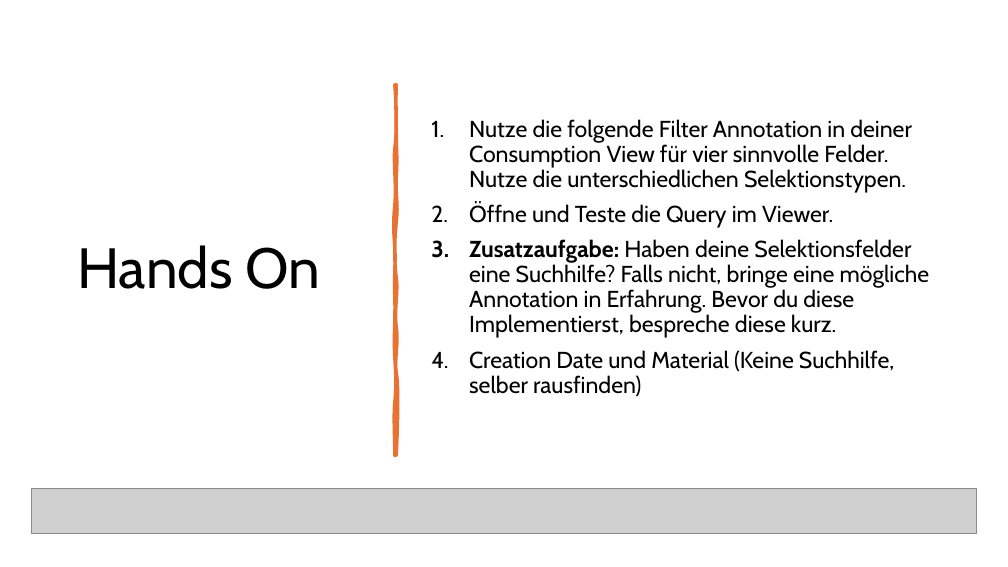
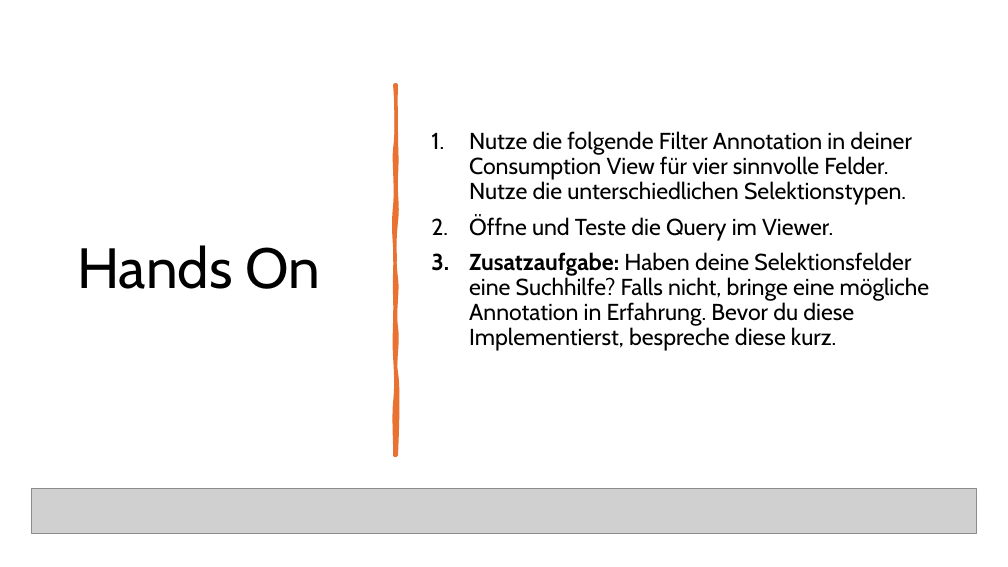
Before and after one commit to MatLange/Schulung, a slide deck: slide 19 of CDS presentation/Tag2_Data Modeling with Core Data Services.pptx. Drawn at 1008x567 pixels with LibreOffice and Linux fonts; fonts in the diff are those of the drawing; grey boxes stand for pictures. Boxes give left, top, right and bottom in pixels: in the first picture for what was removed or moved away, otherwise in the second. Text is boxed around its words. In the diff, an @@ line names an element or a change of style, - is before the commit and + after.

```diff
--- a/CDS presentation/Tag2_Data Modeling with Core Data Services.pptx
+++ b/CDS presentation/Tag2_Data Modeling with Core Data Services.pptx
@@ text at [469, 350, 894, 396]: paragraph removed @@
-4. Creation Date und Material (Keine Suchhilfe, selber rausfinden)
```
Also in this commit, not shown: 1 other slide changed, 1 slide added.
